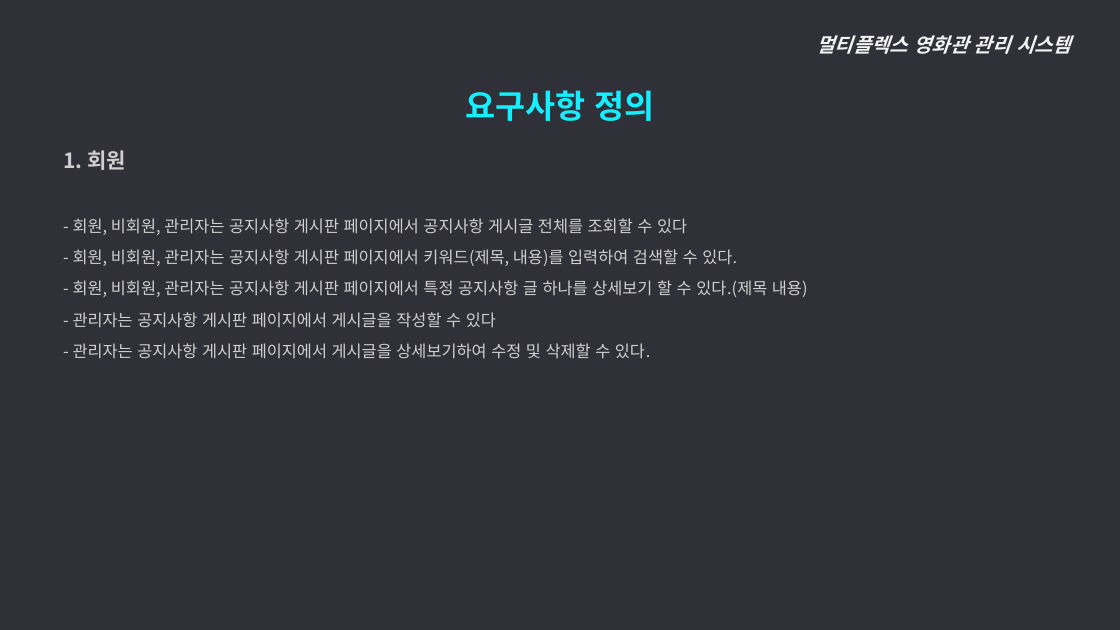
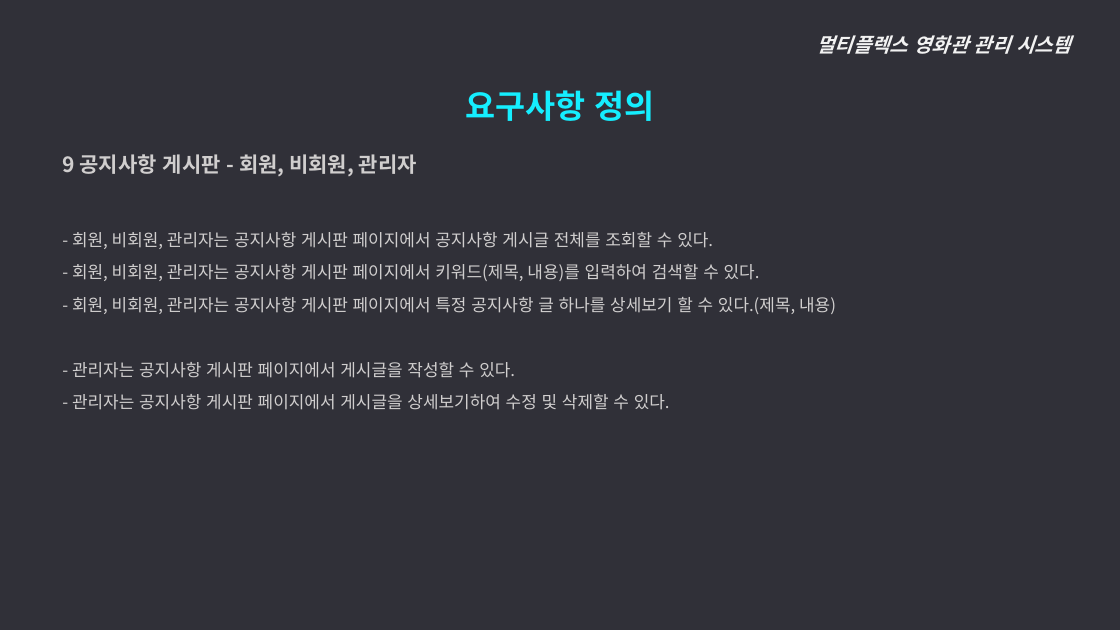
Before and after one commit to ywc-412/MultiplexTeamProject, a slide deck: slide 17 of 2조 시스템개요, 요구사항 정의.pptx (slide 16 before the commit). Drawn at 1120x630 pixels with LibreOffice and Linux fonts; fonts in the diff are those of the drawing. Boxes give left, top, right and bottom in pixels: in the first picture for what was removed or moved away, otherwise in the second. Text is boxed around its words. In the diff, an @@ line names an element or a change of style, - is before the commit and + after.

Commit message:
요구사항정의 수정본

```diff
--- a/2조 시스템개요, 요구사항 정의.pptx
+++ b/2조 시스템개요, 요구사항 정의.pptx
@@ text at [62,154,713,249]: text changed; size 14 to 14.5 pt @@
-  1. 회원
-  - 회원, 비회원, 관리자는 공지사항 게시판 페이지에서 공지사항 게시글 전체를 조회할 수 있다
+  9 공지사항 게시판 - 회원, 비회원, 관리자
+  - 회원, 비회원, 관리자는 공지사항 게시판 페이지에서 공지사항 게시글 전체를 조회할 수 있다.
@@ text at [72,264,760,410]: size 14 to 14.5 pt in "- 회원, 비회원, 관리자는 공지사항 게시판 페이지에서 ...", "- 관리자는 공지사항 게시판 페이지에서 게시글을 상세보기하여 ..." @@
@@ text at [72,297,836,378]: text changed; size 14 to 14.5 pt @@
-  - 회원, 비회원, 관리자는 공지사항 게시판 페이지에서 특정 공지사항 글 하나를 상세보기 할 수 있다.(제목 내용)
-  - 관리자는 공지사항 게시판 페이지에서 게시글을 작성할 수 있다
+  - 회원, 비회원, 관리자는 공지사항 게시판 페이지에서 특정 공지사항 글 하나를 상세보기 할 수 있다.(제목, 내용)
+  - 관리자는 공지사항 게시판 페이지에서 게시글을 작성할 수 있다.
```
Also in this commit, not shown: 7 other slides changed, 5 slides added.
